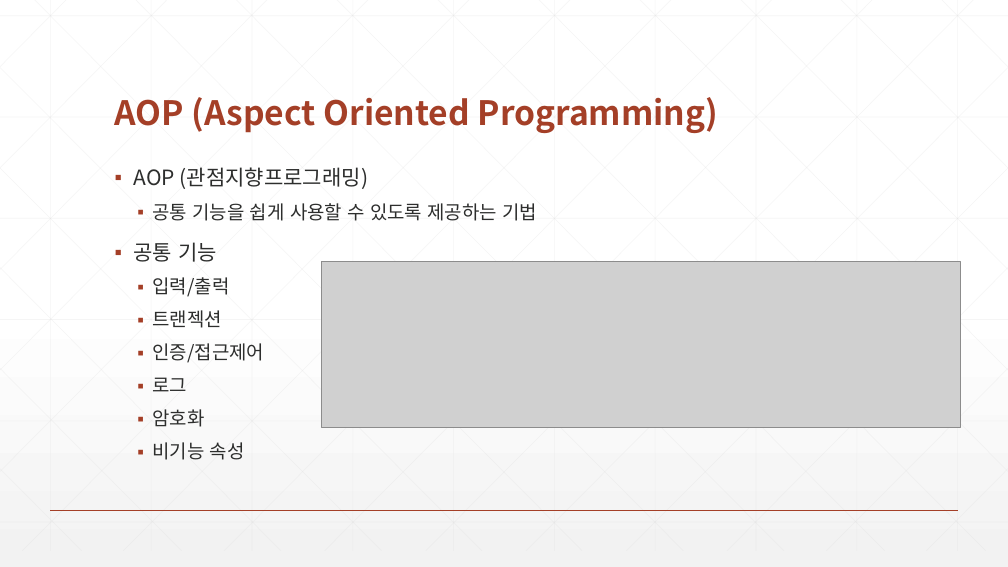
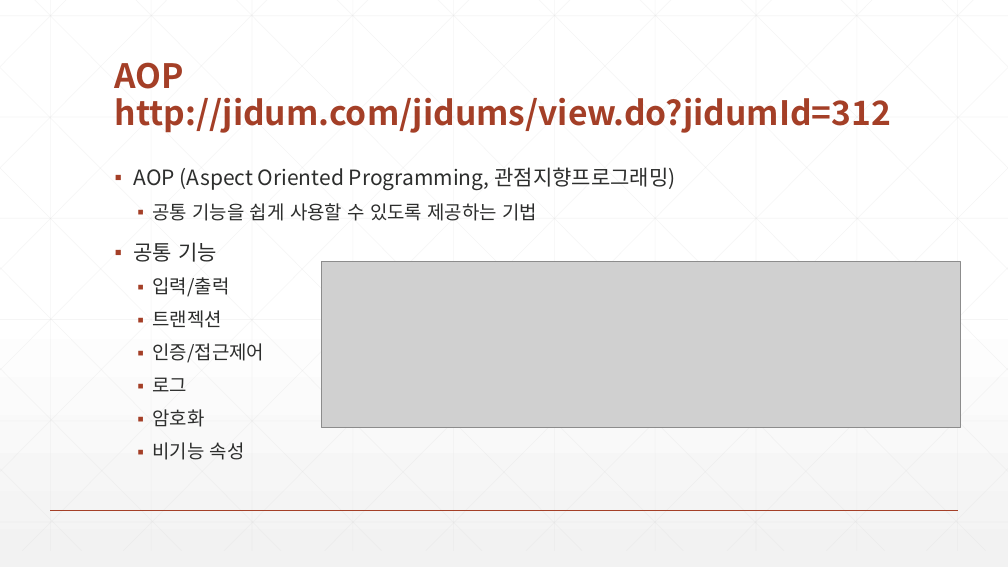
Before and after one commit to zeroshift01/code5, a slide deck: slide 3 of inflearn02/doc/교재.pptx. Drawn at 1008x567 pixels with LibreOffice and Linux fonts; fonts in the diff are those of the drawing; grey boxes stand for pictures. Boxes give left, top, right and bottom in pixels: in the first picture for what was removed or moved away, otherwise in the second. Text is boxed around its words. In the diff, an @@ line names an element or a change of style, - is before the commit and + after.

```diff
--- a/inflearn02/doc/교재.pptx
+++ b/inflearn02/doc/교재.pptx
@@ title at (115, 62, 892, 133): text changed @@
-AOP (Aspect Oriented Programming)
+AOP
+http://jidum.com/jidums/view.do?jidumId=312
@@ text at (134, 167, 675, 190): text changed @@
-▪ AOP (관점지향프로그래밍)
+▪ AOP (Aspect Oriented Programming, 관점지향프로그래밍)
```
Also in this commit, not shown: 4 other slides changed, 2 slides added, 1 slide removed.
